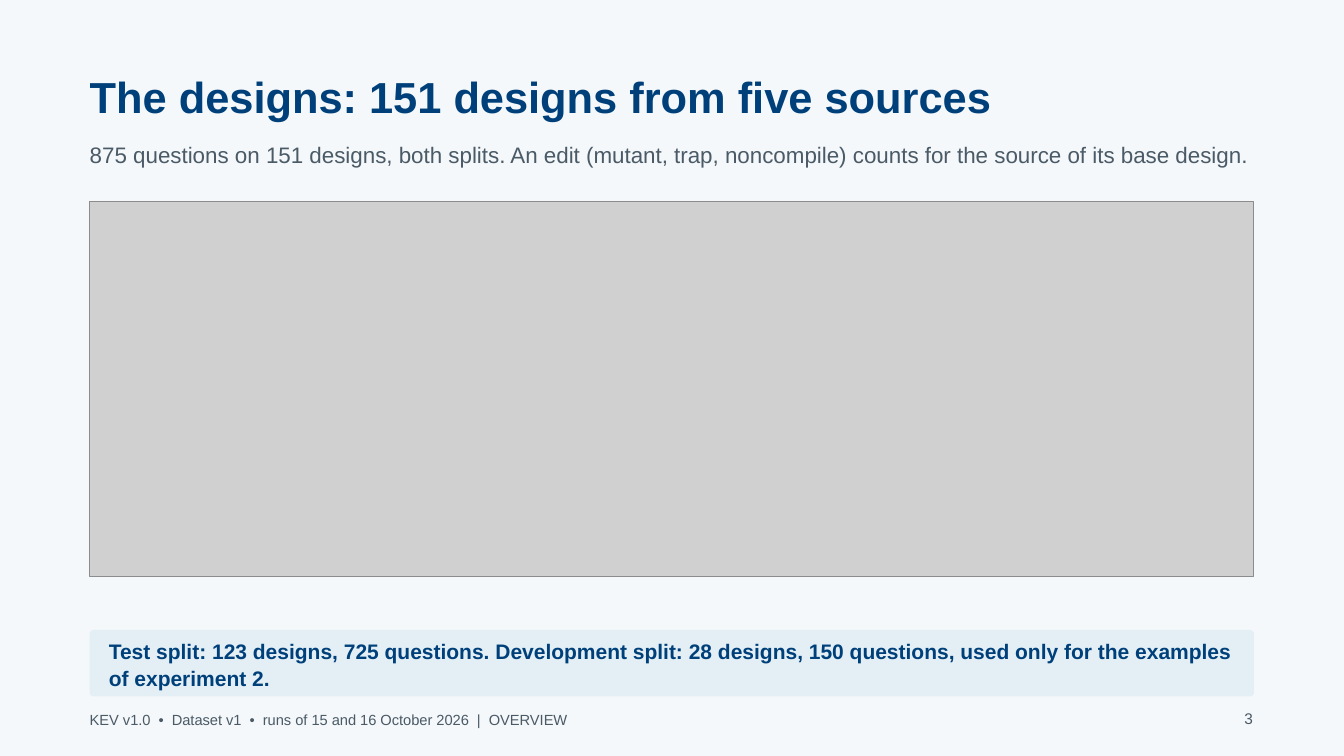
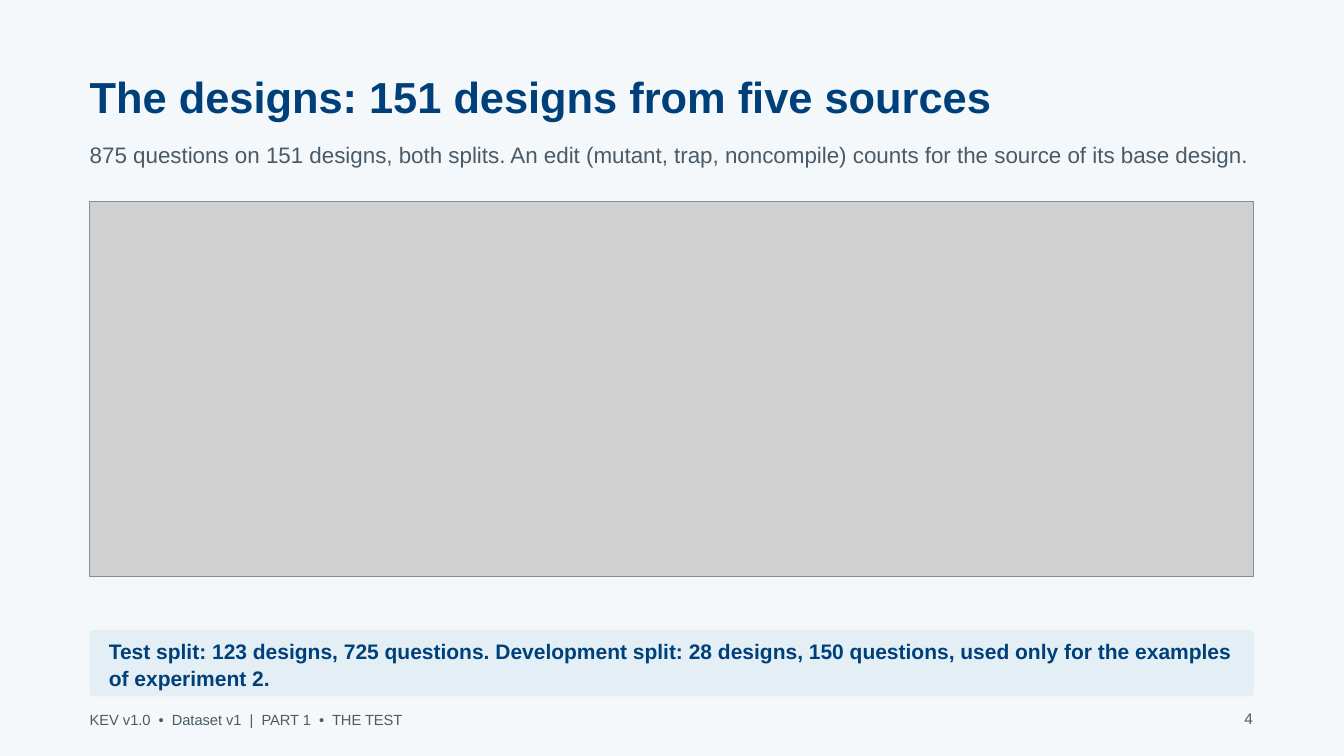
Before and after one commit to stef-c1/JEV_RTL_Benchmarking, a slide deck: slide 4 of presentations/KEV_RTL_findings_20261015.pptx (slide 3 before the commit). Drawn at 1344x756 pixels with LibreOffice and Linux fonts; fonts in the diff are those of the drawing; grey boxes stand for pictures. Boxes give left, top, right and bottom in pixels: in the first picture for what was removed or moved away, otherwise in the second. Text is boxed around its words. In the diff, an @@ line names an element or a change of style, - is before the commit and + after.

```diff
--- a/presentations/KEV_RTL_findings_20261015.pptx
+++ b/presentations/KEV_RTL_findings_20261015.pptx
@@ text at (90, 715, 402, 725): text changed @@
-KEV v1.0 • Dataset v1 • runs of 15 and 16 October 2026 | OVERVIEW
+KEV v1.0 • Dataset v1 | PART 1 • THE TEST
@@ text at (1244, 713, 1253, 724): text changed @@
-3
+4
```
Also in this commit, not shown: 26 other slides changed, 5 slides added, 2 slides removed, 45 other files.
